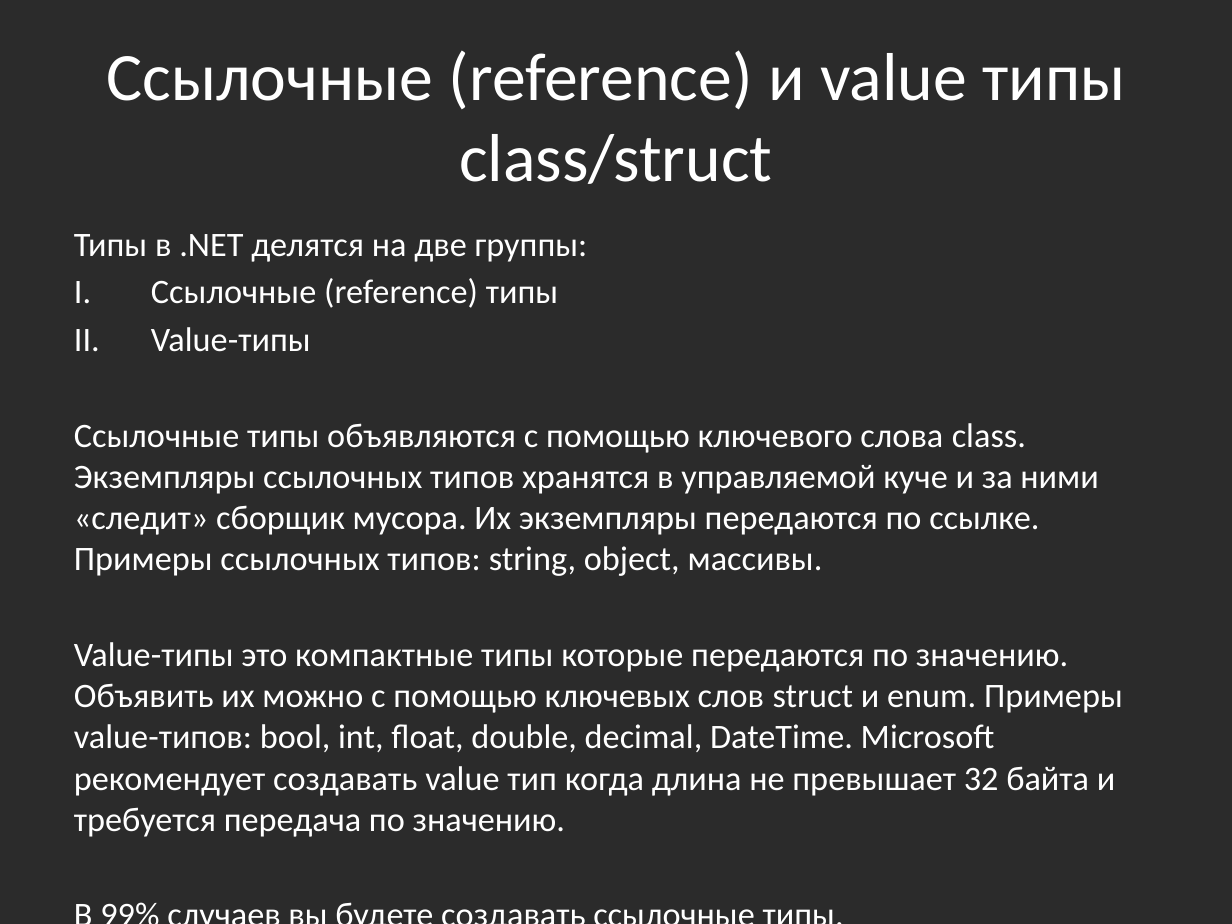
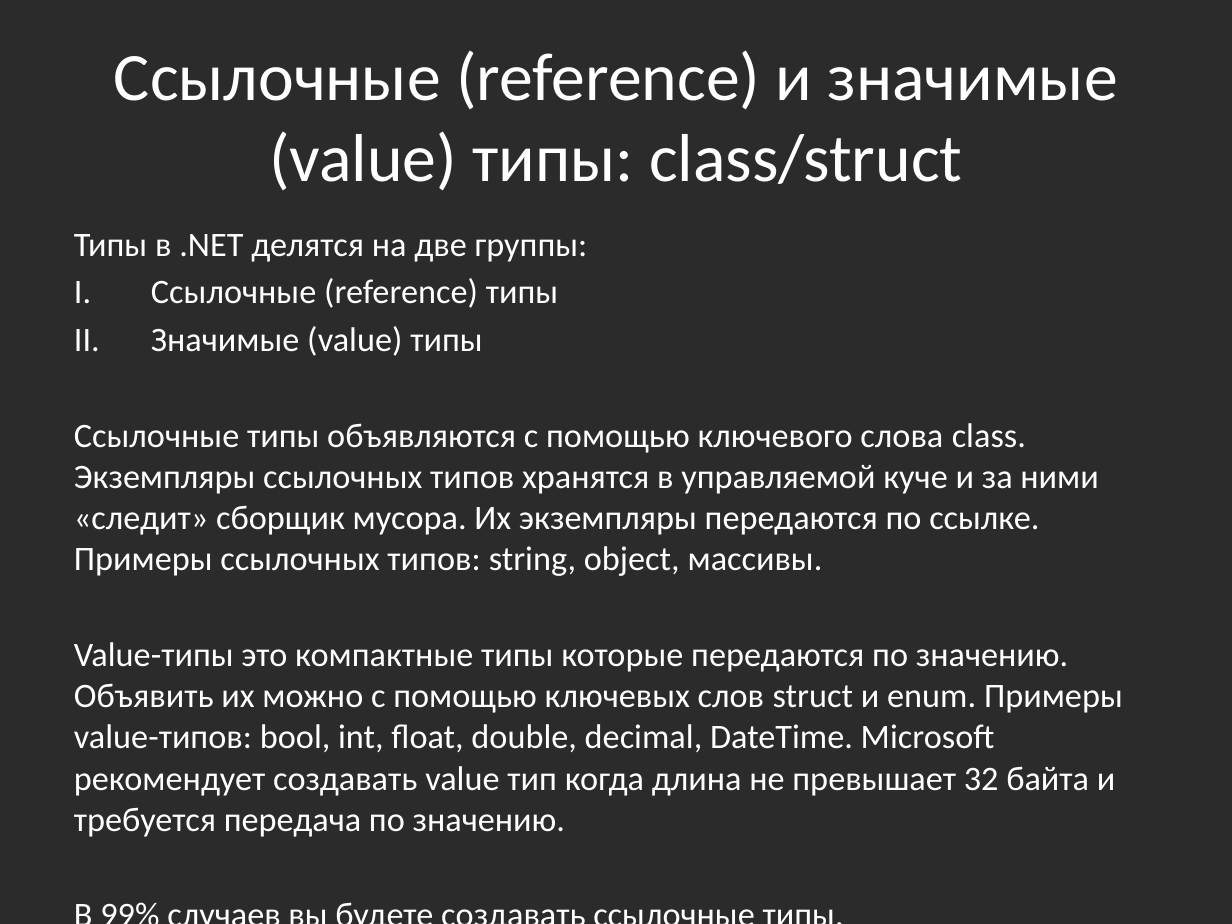
Before and after one commit to bazile/Training, a slide deck: slide 6 of Presentation/lesson-02-oop.pptx. Drawn at 1232x924 pixels with LibreOffice and Linux fonts; fonts in the diff are those of the drawing; background and template pictures are left out; a plain dark background stands for a picture behind light text. Boxes give left, top, right and bottom in pixels: in the first picture for what was removed or moved away, otherwise in the second. Text is boxed around its words. In the diff, an @@ line names an element or a change of style, - is before the commit and + after.

```diff
--- a/Presentation/lesson-02-oop.pptx
+++ b/Presentation/lesson-02-oop.pptx
@@ title at box(114, 50, 1118, 190): text changed @@
-Ссылочные (reference) и value типы
-class/struct
+Ссылочные (reference) и значимые (value) типы: class/struct
@@ text at box(151, 326, 482, 356): text changed @@
-II. Value-типы
+II. Значимые (value) типы
```
Also in this commit, not shown: 2 other slides changed, 2 slides added, 12 other files.
